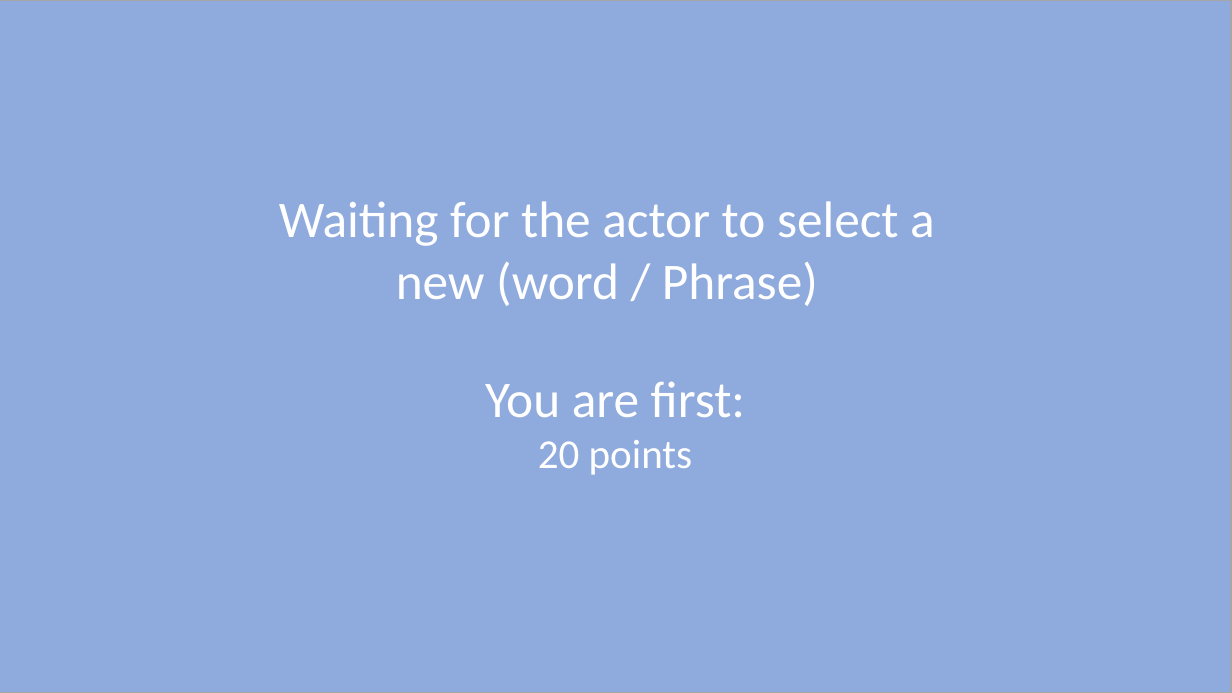
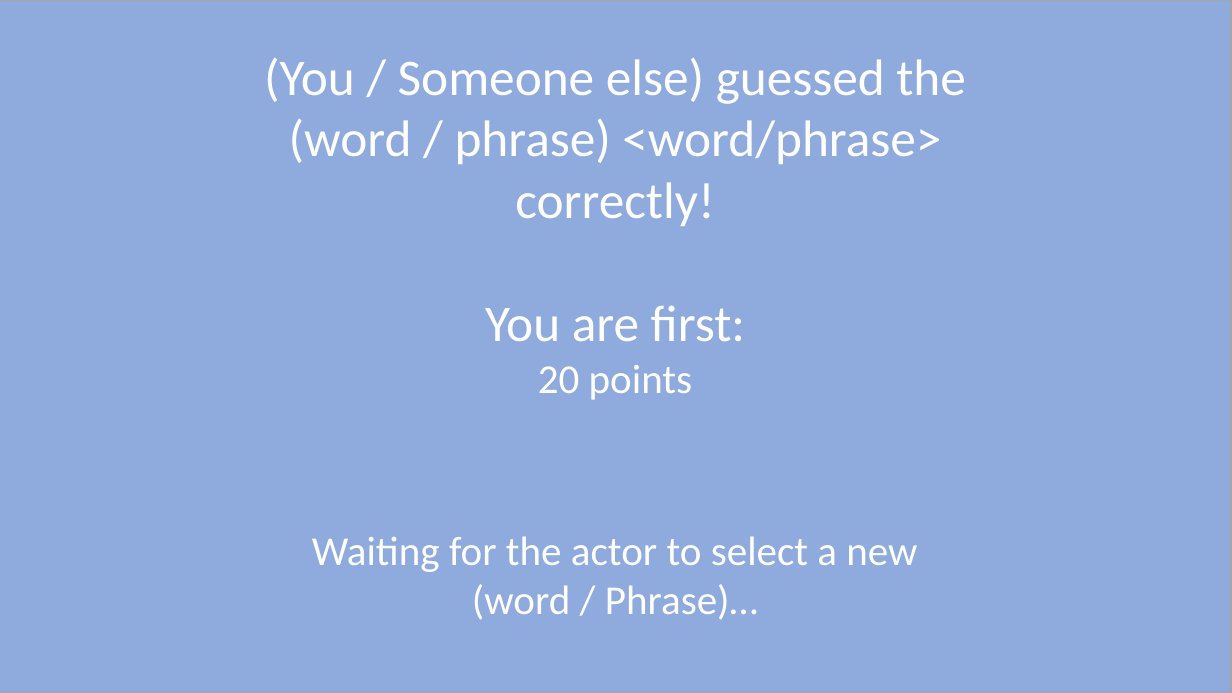
Before and after one commit to ElliotAOram/GhostPyramid, a slide deck: slide 1 of Design/UIDesign/waiting_for_actor.pptx. Drawn at 1232x693 pixels with LibreOffice and Linux fonts; fonts in the diff are those of the drawing. Boxes give left, top, right and bottom in pixels: in the first picture for what was removed or moved away, otherwise in the second. Text is boxed around its words. In the diff, an @@ line names an element or a change of style, - is before the commit and + after.

Commit message:
Update to UI design to include correctly guess word
Refs #62

```diff
--- a/Design/UIDesign/waiting_for_actor.pptx
+++ b/Design/UIDesign/waiting_for_actor.pptx
@@ text added at bbox=[264, 58, 966, 226], 40 pt, text #FFFFFF @@
+(You / Someone else) guessed the (word / phrase) <word/phrase> correctly!
@@ text "You are first:": place and size @@
-text "You are first:" at bbox=[485, 381, 745, 475]
+text "You are first:" at bbox=[485, 305, 745, 400]
@@ text at bbox=[312, 536, 917, 620]: text changed; size 40 to 32 pt @@
-Waiting for the actor to select a new (word / Phrase)
+Waiting for the actor to select a new (word / Phrase)…
```
Also in this commit, not shown: 1 other file.
